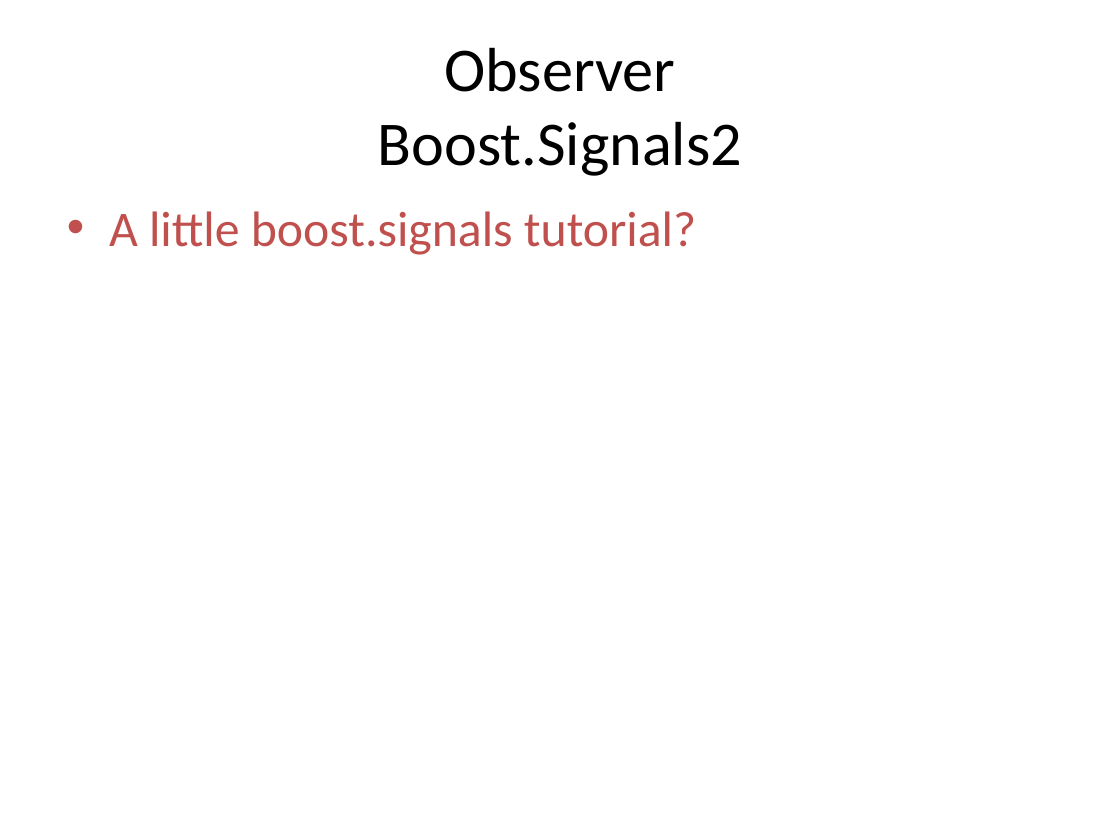
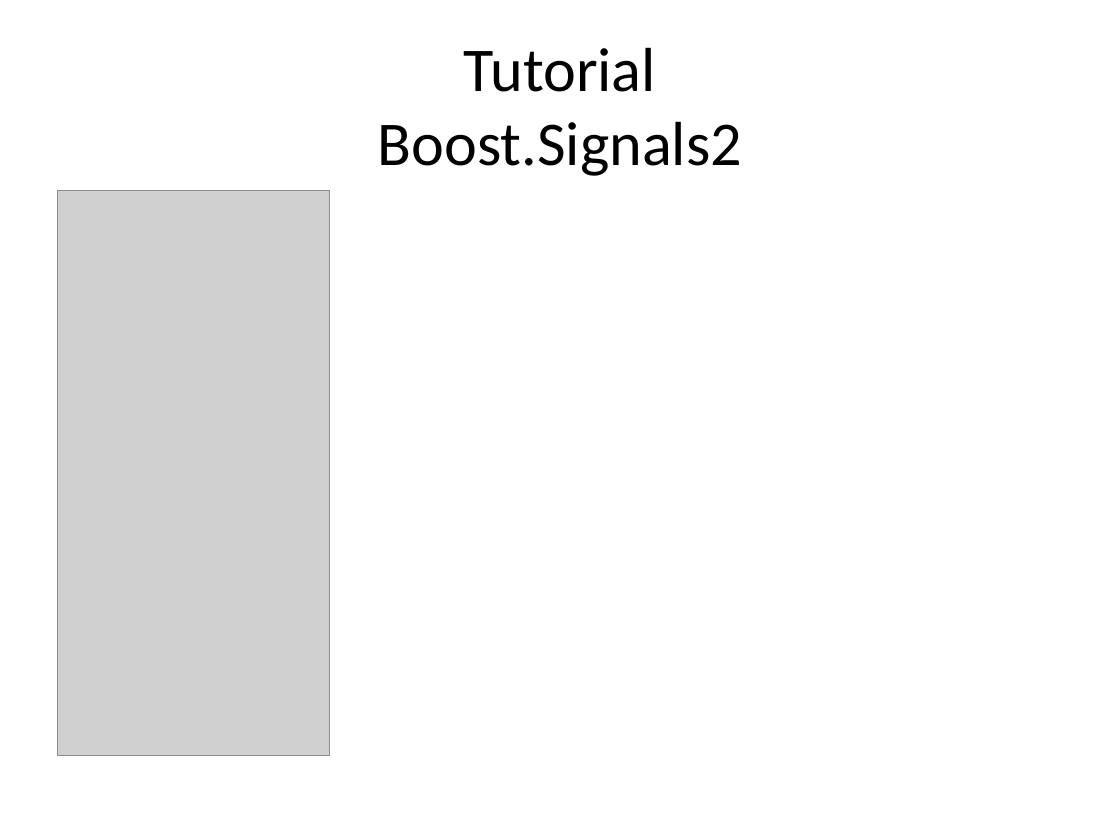
Before and after one commit to kamyu104/GofPatterns, a slide deck: slide 49 of Effective patterns.ppt. Drawn at 1120x840 pixels with LibreOffice and Linux fonts; fonts in the diff are those of the drawing; grey boxes stand for pictures. Boxes give left, top, right and bottom in pixels: in the first picture for what was removed or moved away, otherwise in the second. Text is boxed around its words. In the diff, an @@ line names an element or a change of style, - is before the commit and + after.

Commit message:
added boost signals tutorial

```diff
--- a/Effective patterns.ppt
+++ b/Effective patterns.ppt
@@ title at (x1=378, y1=47, x2=742, y2=176): text changed @@
-Observer
-Boost.Signals2
+Tutorial
+Boost.Signals2
@@ picture added at (x1=57, y1=190, x2=329, y2=755) @@
@@ text removed at (x1=109, y1=211, x2=696, y2=255) @@
-• A little boost.signals tutorial?
```
Also in this commit, not shown: 2 other slides changed, 7 slides added, 3 slides removed, 2 other files.
